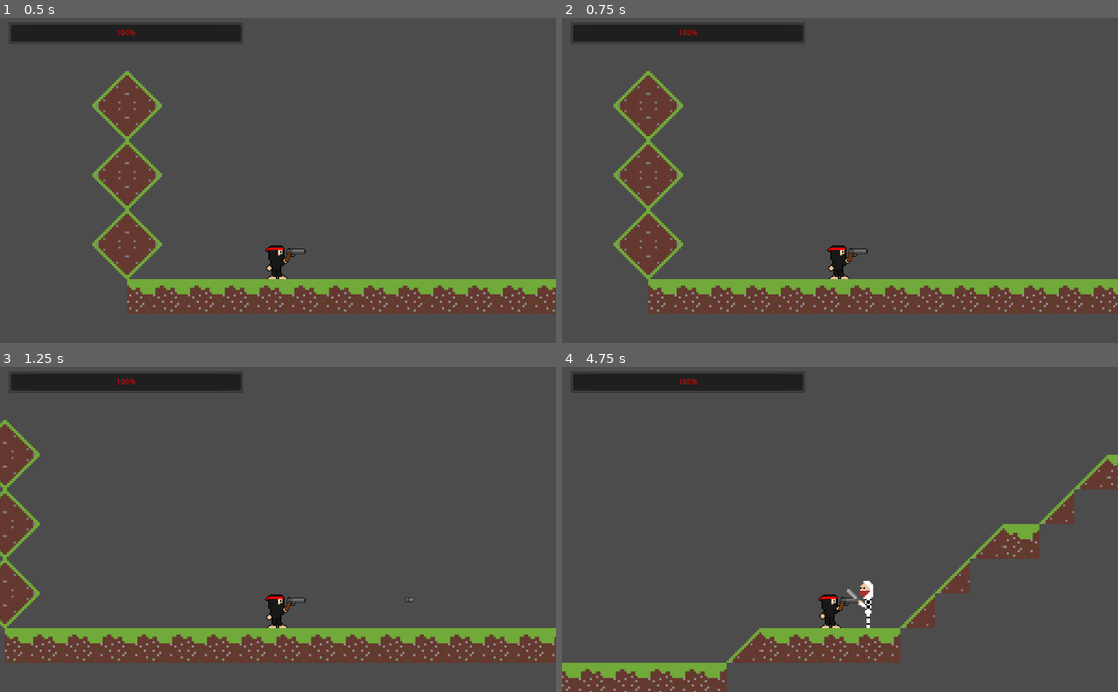
Above: before the commit, frames 1-4 (two rows, left to right).
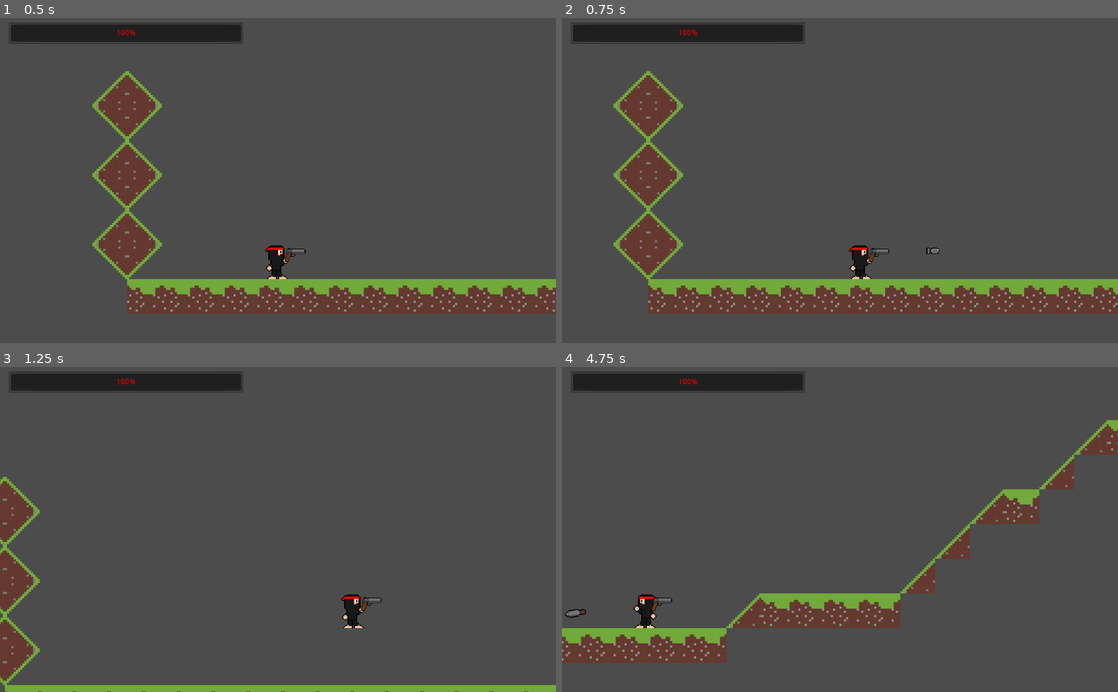
Above: after the commit, the same moments.

Repository: Blahthehero/NinjaGun
Game: Godot game, scene res://Scenes/YLP.tscn
Two runs of this game, one before a commit and one after it. Both use one fixed random seed, a clock stepped at 60 frames per second and the inputs below. The engine's default icon, where the game draws it, is replaced by a stand-in: a white triangle on a blue panel in a dark square.
Inputs (mouse positions are in pixels of both pictures, inside the frame that each line leads up to):
- Up to frame 1 (0.5 s): no input
- Up to frame 2 (0.75 s): move the mouse to (962, 164) at 0.52 s; hold D (ui_right, bound only after the commit) from 0.53 s (still down); click (962, 164) at 0.6 s
- Up to frame 3 (1.25 s): keep holding D (ui_right, bound only after the commit); tap W (ui_up, bound only after the commit) at 0.77, 1.07 s; tap Space (shoot, bound only before the commit) at 0.8 s
- Up to frame 4 (4.75 s): move the mouse to (728, 545) at 1.27 s; tap Space (shoot, bound only before the commit) at 1.35, 3.05, 3.6 s; tap W (ui_up, bound only after the commit) at 1.52, 1.55, 1.82, 2.1, 3.02, 3.32, 3.77, 3.8, 4.07, 4.52 s; move the mouse to (895, 458) at 2.02 s; release D (ui_right, bound only after the commit) at 2.03 s; hold A (ui_left, bound only after the commit) 2.03-2.78 s; click (895, 458) at 2.3 s; move the mouse to (812, 594) at 2.77 s; hold D (ui_right, bound only after the commit) 2.78-4.28 s; click (812, 594) at 2.85 s; move the mouse to (1006, 578) at 3.52 s; move the mouse to (673, 480) at 4.27 s; hold A (ui_left, bound only after the commit) from 4.28 s (still down); click (673, 480) at 4.35 s

Frame 1 is identical in both runs. In frame 2, 0.7% of the frame differs, in the area x 47-68%, y 69-81%; in frame 3, 16%; in frame 4, 18%, in the area x 0-100%, y 16-100%.

Commit message:
Add files via upload

Diff:
--- a/Foomba.gd
+++ b/Foomba.gd
@@ -3,21 +3,23 @@
 var MOVE = 5
 onready var PlayPos = get_node("/root/YLP?/Player")
 var canShoot = true
-const Dagger = preload("res://Scenes/Dagger.tscn")
+onready var Dagger = preload("res://Scenes/Dagger.tscn")
 onready var Bullet = get_node("/root/YLP?/Ammo/Bullet")
 onready var Player = get_node("/root/YLP?/Player/Play")
 var ableshot = false
 
 func shoot():
 	var muzzle = $Muzzle
-	var instance = Dagger.instance()
-	get_node("/root/YLP?").add_child(instance)
-	instance.global_position = muzzle.global_position
-	canShoot = false
+	var Knife = Dagger.instance()
+	get_node("/root/YLP?").call_deferred("add_child",Knife)
+	Knife.global_position = muzzle.global_position
+	var dir = (Player.global_position - global_position).normalized()
+	Knife.global_rotation = dir.angle()
+	Knife.direction = dir
 
 func _on_Area2D_area_entered(area):
 	if area.get_name() == 'Bullet':
-		queue_free()
+		self.queue_free()
 
 
 func _on_Area2D_body_entered(body):
@@ -31,13 +33,4 @@
 
 func _on_Area2D2_body_entered(body):
 	if body.get_name() == 'Play':
-		ableshot == true
-
-func _process(_delta):
-	if ableshot == true:
 		shoot()
-		canShoot = false
-		print("ajsdvjbdjvb")
-	else:
-			yield(get_tree().create_timer(2), "timeout")
-			canShoot = true
--- a/Scenes/Ammo.tscn
+++ b/Scenes/Ammo.tscn
@@ -8,6 +8,7 @@
 extents = Vector2( 8, 3.9812 )
 
 [node name="Ammo" type="Node2D"]
+scale = Vector2( 1.5, 1.5 )
 script = ExtResource( 3 )
 
 [node name="Bullet" type="Area2D" parent="."]
--- a/project.godot
+++ b/project.godot
@@ -24,9 +24,33 @@
 
 [input]
 
+ui_left={
+"deadzone": 0.5,
+"events": [ Object(InputEventKey,"resource_local_to_scene":false,"resource_name":"","device":0,"alt":false,"shift":false,"control":false,"meta":false,"command":false,"pressed":false,"scancode":65,"physical_scancode":0,"unicode":0,"echo":false,"script":null)
+, Object(InputEventJoypadButton,"resource_local_to_scene":false,"resource_name":"","device":0,"button_index":14,"pressure":0.0,"pressed":false,"script":null)
+ ]
+}
+ui_right={
+"deadzone": 0.5,
+"events": [ Object(InputEventKey,"resource_local_to_scene":false,"resource_name":"","device":0,"alt":false,"shift":false,"control":false,"meta":false,"command":false,"pressed":false,"scancode":68,"physical_scancode":0,"unicode":0,"echo":false,"script":null)
+, Object(InputEventJoypadButton,"resource_local_to_scene":false,"resource_name":"","device":0,"button_index":15,"pressure":0.0,"pressed":false,"script":null)
+ ]
+}
+ui_up={
+"deadzone": 0.5,
+"events": [ Object(InputEventKey,"resource_local_to_scene":false,"resource_name":"","device":0,"alt":false,"shift":false,"control":false,"meta":false,"command":false,"pressed":false,"scancode":87,"physical_scancode":0,"unicode":0,"echo":false,"script":null)
+, Object(InputEventJoypadButton,"resource_local_to_scene":false,"resource_name":"","device":0,"button_index":12,"pressure":0.0,"pressed":false,"script":null)
+ ]
+}
+ui_down={
+"deadzone": 0.5,
+"events": [ Object(InputEventKey,"resource_local_to_scene":false,"resource_name":"","device":0,"alt":false,"shift":false,"control":false,"meta":false,"command":false,"pressed":false,"scancode":83,"physical_scancode":0,"unicode":0,"echo":false,"script":null)
+, Object(InputEventJoypadButton,"resource_local_to_scene":false,"resource_name":"","device":0,"button_index":13,"pressure":0.0,"pressed":false,"script":null)
+ ]
+}
 shoot={
 "deadzone": 0.5,
-"events": [ Object(InputEventKey,"resource_local_to_scene":false,"resource_name":"","device":0,"alt":false,"shift":false,"control":false,"meta":false,"command":false,"pressed":false,"scancode":32,"physical_scancode":0,"unicode":0,"echo":false,"script":null)
+"events": [ Object(InputEventMouseButton,"resource_local_to_scene":false,"resource_name":"","device":0,"alt":false,"shift":false,"control":false,"meta":false,"command":false,"button_mask":0,"position":Vector2( 0, 0 ),"global_position":Vector2( 0, 0 ),"factor":1.0,"button_index":1,"pressed":false,"doubleclick":false,"script":null)
  ]
 }
 
Not shown, added: Basic Bozo Idiot Poop Face ugly mom doesnt love him-sheet.png.import
Not shown, added: Ramp.png.import
